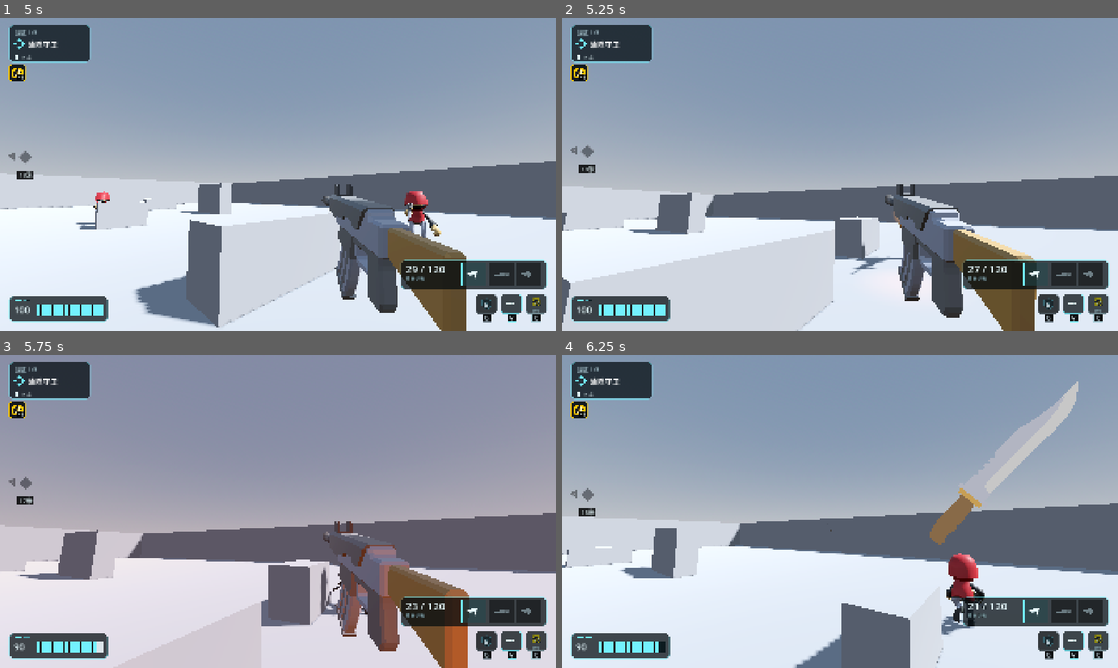
Above: before the commit, frames 1-4 (two rows, left to right).
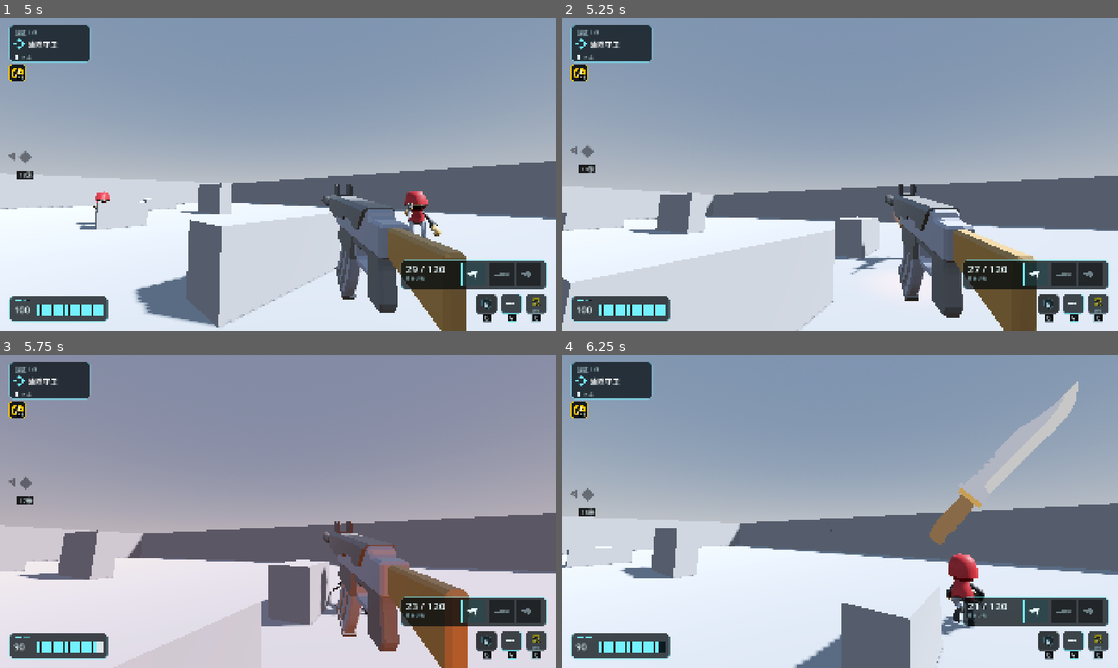
Above: after the commit, the same moments.

Repository: kyrie21z/Battlefield-Rouge
Game: Godot game, scene res://ui/game_start.tscn
The game is run twice, just before and just after one commit, with the same random seed, the same clock (stepped at 60 frames per second) and the same inputs. Sound files missing from this copy of the repository are replaced by a short silence.
Inputs (mouse positions are in pixels of both pictures, inside the frame that each line leads up to):
- Up to frame 1 (5 s): click "下一句 [Enter]" at 0.5 s; click "下一句 [Enter]" at 1.25 s; tap Enter at 2 s; move the mouse to (400, 158) at 2.02 s; hold D (move_right) 2.03-2.75 s; hold Right mouse button (aim) 2.03-2.75 s; click (400, 158) at 2.17 s; tap Space (jump) at 2.27, 4.52 s; tap Shift (dash) at 2.3, 4.35 s; click "确定，开始行动" at 2.75 s; click (144, 187) at 3.5 s; move the mouse to (250, 174) at 4.27 s; hold W (move_forward) from 4.28 s (still down); click (250, 174) at 4.55 s
- Up to frame 2 (5.25 s): keep holding W (move_forward); move the mouse to (851, 168) at 5.02 s; press the mouse at (851, 168) at 5.03 s
- Up to frame 3 (5.75 s): keep holding W (move_forward); tap E (hammer) at 5.3 s
- Up to frame 4 (6.25 s): keep holding W (move_forward); move the mouse to (834, 517) at 5.77 s; release the mouse at (834, 517) at 5.78 s; tap E (hammer) at 5.85 s; click (834, 517) at 5.92 s; tap Space (jump) at 6.02 s; tap V (melee) at 6.05 s

Frame 1 is identical in both runs. In frame 2, 0.2% of the frame differs, in the area x 58-86%, y 53-100%; in frame 3, less than 0.1%; in frame 4, less than 0.1%.

Commit message:
feat: add bullet tracers, shell ejection and hitstop tests
Tracers (thin stretched box streaking from the muzzle to the hit or max
range, capped per shot) and hand-integrated casings (capped pool, none
while scoped) use only the private feel generator. Hitstop tests cover
refusal under fixtures/headless and restore after a scene change.

Co-Authored-By: Claude Sonnet 5.5 <noreply@anthropic.com>

Diff:
--- a/tests/gun_feel_test.gd
+++ b/tests/gun_feel_test.gd
@@ -41,6 +41,8 @@
 	await _test_hitmarker(scene)
 	await _test_enemy_reaction(scene)
 	await _test_impacts(scene)
+	await _test_tracers_and_casings()
+	await _test_hitstop(scene)
 	_finished = true
 
 
@@ -79,7 +81,7 @@
 
 func _test_wav_layers() -> void:
 	print("== procedural sounds")
-	for kind in ["gun_rifle", "gun_shotgun", "gun_sniper", "hit_kill", "hit_tink", "shell"]:
+	for kind in ["gun_rifle", "gun_shotgun", "gun_sniper", "hit_kill", "hit_tink"]:
 		var wav := ProceduralAudio.generate(kind)
 		var peak := 0
 		for i in range(0, wav.data.size(), 2):
@@ -388,6 +390,124 @@
 	_check("every effect frees itself", scene.get_child_count() <= before and DebrisBurst.alive == 0)
 
 
+func _tracers() -> Array[Node]:
+	return get_children().filter(func(n: Node) -> bool: return n is Tracer)
+
+
+func _test_tracers_and_casings() -> void:
+	print("== tracers and casings")
+	var start := Tracer.spawn(self, Vector3(0, 2, 0), Vector3(0, 2, -40))
+	_check("a tracer flies along muzzle -> hit (%.0f m)" % start._distance, absf(start._distance - 40.0) < 0.01
+		and start._direction.is_equal_approx(Vector3(0, 0, -1)))
+	_check("a sliver of a path draws nothing", Tracer.spawn(self, Vector3.ZERO, Vector3(0, 0, -0.2)) == null)
+	var far := Tracer.spawn(self, Vector3.ZERO, Vector3(0, 0, -5000))
+	_check("a sky shot is capped (%.0f m)" % far._distance, far._distance <= Tracer.MAX_PATH)
+	await _seconds(0.1)
+	var thin := start.mesh as BoxMesh
+	_check("it is a thin stretched box (thickness %.3f, length %.1f)" % [thin.size.x, start.scale.z],
+		thin.size.x < 0.03 and start.scale.z > 1.0)
+	await _seconds(1.6)
+	_check("tracers free themselves", _tracers().is_empty())
+
+	_weapon.select(0)
+	Input.action_release("aim")
+	await _seconds(0.5)
+	_weapon._cooldown = 0.0
+	_weapon.ammo = 30
+	var casings_before := Casing.alive
+	_weapon.try_fire()
+	await get_tree().process_frame
+	_check("one rifle shot draws one tracer (%d)" % _tracers().size(), _tracers().size() == 1)
+	_check("and ejects one casing (%d)" % (Casing.alive - casings_before), Casing.alive - casings_before == 1)
+	await _seconds(1.5)
+	_check("the casing is gone after its short life", Casing.alive == 0 and _tracers().is_empty())
+	_weapon.select(1)
+	await _seconds(0.3)
+	_weapon._cooldown = 0.0
+	_weapon.ammo = 6
+	_weapon.try_fire()
+	await get_tree().process_frame
+	_check("a shotgun blast draws at most %d of its 9 pellets (%d)" % [_weapon.data.max_tracers, _tracers().size()],
+		_tracers().size() == _weapon.data.max_tracers)
+	_check("and throws a (red) shell", Casing.alive == 1)
+	await _seconds(1.5)
+	_weapon.select(2)
+	Input.action_press("aim")
+	await _seconds(0.8)
+	_check("scoped", _weapon.is_scoped())
+	_weapon._cooldown = 0.0
+	_weapon.ammo = 5
+	_weapon.try_fire()
+	await get_tree().process_frame
+	_check("scoped sniper: a tracer but no casing (the gun is off screen)", _tracers().size() == 1 and Casing.alive == 0)
+	Input.action_release("aim")
+	await _seconds(0.8)
+	_weapon._cooldown = 0.0
+	_weapon.ammo = 5
+	_weapon.try_fire()
+	await get_tree().process_frame
+	_check("hip sniper ejects its casing", Casing.alive == 1)
+	await _seconds(1.5)
+	# The cap: a flood of casings cannot grow without bound.
+	for i in 60:
+		Casing.spawn(self, Vector3(0, 5, 0), Vector3.ZERO, Vector3.ZERO, Casing.Kind.RIFLE)
+	_check("casings are capped at %d (%d)" % [Casing.MAX_ALIVE, Casing.alive], Casing.alive == Casing.MAX_ALIVE)
+	# Bullet effects never touch the global random sequence.
+	_weapon.select(0)
+	await _seconds(1.5)
+	_weapon.ammo = 30
+	_weapon._cooldown = 0.0
+	seed(2024)
+	_weapon._tracers_left = 0
+	var casing_off := _weapon.data.casings_per_shot
+	_weapon.data.casings_per_shot = 0
+	var feel_before := _weapon._feel_rng.state
+	_weapon.try_fire()
+	var plain := randi()
+	_weapon.data.casings_per_shot = casing_off
+	_weapon._cooldown = 0.0
+	seed(2024)
+	_weapon.try_fire()
+	var with_effects := randi()
+	_check("tracers + casings add no global random draws", plain == with_effects)
+	_check("they draw from the private generator instead", _weapon._feel_rng.state != feel_before)
+	await _seconds(1.5)
+
+
+func _test_hitstop(scene: Node) -> void:
+	print("== hitstop")
+	_check("headless: HitStop refuses by default", not HitStop.request(get_tree(), 0.05)
+		and Engine.time_scale == 1.0)
+	HitStop.allow_headless = true
+	Engine.time_scale = 0.8
+	_check("when allowed, it starts", HitStop.request(get_tree(), 0.06))
+	_check("and drops the time scale (%.2f)" % Engine.time_scale, Engine.time_scale < 0.1 and HitStop.is_active())
+	_check("a second request while stopping is refused", not HitStop.request(get_tree(), 0.06))
+	HitStop.restore()
+	_check("restore() puts the scale back at once", Engine.time_scale == 0.8 and not HitStop.is_active())
+	Engine.time_scale = 1.0
+	# The HUD's own rule: a kill under a fixture never freezes the game.
+	RunState.fixture = RunFixture.by_id("FX-001")
+	_weapon.hit_landed.emit(false, true)
+	_check("a kill under a fixture takes no hitstop", Engine.time_scale == 1.0 and not HitStop.is_active())
+	RunState.fixture = null
+	_weapon.hit_landed.emit(false, true)
+	_check("a kill in an ordinary run does", HitStop.is_active() and Engine.time_scale < 0.1)
+	HitStop.restore()
+	Engine.time_scale = 0.8
+	HitStop.request(get_tree(), 0.06)
+	scene.free()
+	_check("the scene vanishing mid-stop does not cancel the restore", HitStop.is_active())
+	await get_tree().create_timer(0.3, true, false, true).timeout
+	_check("it restores the previous scale on its own (%.2f)" % Engine.time_scale,
+		is_equal_approx(Engine.time_scale, 0.8) and not HitStop.is_active())
+	Engine.time_scale = 1.0
+	# The HUD refuses it under a fixture. Build the HUD condition directly.
+	HitStop.restore()
+	_check("restore() is idempotent and safe", Engine.time_scale == 1.0)
+	HitStop.allow_headless = false
+
+
 func _playing_voices() -> Array[int]:
 	var out: Array[int] = []
 	for i in _weapon._shot_voices.size():
--- /dev/null
+++ b/weapons/effects/casing.gd
@@ -0,0 +1,78 @@
+class_name Casing
+extends MeshInstance3D
+## A spent shell thrown out of the gun. Not a rigid body: a hand-integrated
+## ballistic arc with a spin, a short life and a global cap, so a full-auto
+## burst costs a handful of tiny meshes and nothing else.
+
+enum Kind { RIFLE, SHOTGUN, SNIPER }
+
+const LIFE := 0.7
+const GRAVITY := 9.8
+## Never more than this many alive at once; extra casings are simply not drawn.
+const MAX_ALIVE := 24
+
+static var alive := 0
+static var _meshes := {}
+
+var _velocity := Vector3.ZERO
+var _spin := Vector3.ZERO
+var _age := 0.0
+
+
+static func spawn(parent: Node, at: Vector3, velocity: Vector3, spin: Vector3, kind: Kind) -> Casing:
+	if alive >= MAX_ALIVE:
+		return null
+	var casing := Casing.new()
+	casing.mesh = _mesh_for(kind)
+	casing.cast_shadow = GeometryInstance3D.SHADOW_CASTING_SETTING_OFF
+	casing._velocity = velocity
+	casing._spin = spin
+	alive += 1
+	parent.add_child(casing)
+	casing.global_position = at
+	return casing
+
+
+func _process(delta: float) -> void:
+	_age += delta
+	if _age >= LIFE:
+		queue_free()
+		return
+	_velocity.y -= GRAVITY * delta
+	global_position += _velocity * delta
+	rotation += _spin * delta
+	# Shrink away over the last tenth so it does not pop out of existence.
+	var fade := clampf((LIFE - _age) / (LIFE * 0.15), 0.0, 1.0)
+	scale = Vector3.ONE * fade
+
+
+func _exit_tree() -> void:
+	alive = maxi(alive - 1, 0)
+
+
+static func _mesh_for(kind: Kind) -> Mesh:
+	if not _meshes.has(kind):
+		var mesh := CylinderMesh.new()
+		var material := StandardMaterial3D.new()
+		material.shading_mode = BaseMaterial3D.SHADING_MODE_UNSHADED
+		match kind:
+			Kind.SHOTGUN:
+				mesh.top_radius = 0.011
+				mesh.bottom_radius = 0.011
+				mesh.height = 0.06
+				material.albedo_color = Color(0.75, 0.12, 0.1)
+			Kind.SNIPER:
+				mesh.top_radius = 0.008
+				mesh.bottom_radius = 0.01
+				mesh.height = 0.07
+				material.albedo_color = Color(0.9, 0.7, 0.28)
+			_:
+				mesh.top_radius = 0.0045
+				mesh.bottom_radius = 0.006
+				mesh.height = 0.045
+				material.albedo_color = Color(0.9, 0.7, 0.28)
+		mesh.radial_segments = 6
+		mesh.rings = 1
+		mesh.material = material
+		_meshes[kind] = mesh
+	return _meshes[kind]
--- /dev/null
+++ b/weapons/effects/tracer.gd
@@ -0,0 +1,65 @@
+class_name Tracer
+extends MeshInstance3D
+## A short bright streak that flies from the muzzle to where the shot ended, then
+## frees itself. One thin stretched box with an unshaded additive material; no
+## physics, no particles, no random numbers.
+
+const SPEED := 320.0
+const LENGTH := 5.0
+const THICKNESS := 0.014
+## Longest path drawn, so a shot into the sky does not chase the horizon.
+const MAX_PATH := 120.0
+
+static var _mesh: BoxMesh
+static var _material: StandardMaterial3D
+
+var _from := Vector3.ZERO
+var _direction := Vector3.FORWARD
+var _distance := 0.0
+var _travelled := 0.0
+
+
+static func spawn(parent: Node, from: Vector3, to: Vector3) -> Tracer:
+	var path := to - from
+	if path.length() < 0.5:
+		return null
+	var tracer := Tracer.new()
+	tracer._from = from
+	tracer._direction = path.normalized()
+	tracer._distance = minf(path.length(), MAX_PATH)
+	tracer.mesh = _shared_mesh()
+	tracer.cast_shadow = GeometryInstance3D.SHADOW_CASTING_SETTING_OFF
+	parent.add_child(tracer)
+	tracer._place()
+	return tracer
+
+
+func _process(delta: float) -> void:
+	_travelled += SPEED * delta
+	if _travelled - LENGTH >= _distance:
+		queue_free()
+		return
+	_place()
+
+
+## Streak between the tail and the head of the flight, along the shot line.
+func _place() -> void:
+	var head := minf(_travelled, _distance)
+	var tail := maxf(_travelled - LENGTH, 0.0)
+	var length := maxf(head - tail, 0.01)
+	var up := Vector3.UP if absf(_direction.dot(Vector3.UP)) < 0.99 else Vector3.RIGHT
+	var basis := Basis.looking_at(_direction, up).scaled(Vector3(1.0, 1.0, length))
+	global_transform = Transform3D(basis, _from + _direction * (head + tail) * 0.5)
+
+
+static func _shared_mesh() -> BoxMesh:
+	if _mesh == null:
+		_material = StandardMaterial3D.new()
+		_material.shading_mode = BaseMaterial3D.SHADING_MODE_UNSHADED
+		_material.transparency = BaseMaterial3D.TRANSPARENCY_ALPHA
+		_material.blend_mode = BaseMaterial3D.BLEND_MODE_ADD
+		_material.albedo_color = Color(1.0, 0.86, 0.55, 0.75)
+		_mesh = BoxMesh.new()
+		_mesh.size = Vector3(THICKNESS, THICKNESS, 1.0)
+		_mesh.material = _material
+	return _mesh
--- a/weapons/procedural_audio.gd
+++ b/weapons/procedural_audio.gd
@@ -35,8 +35,6 @@
 			return _kill_confirm()
 		"hit_tink":
 			return _ping(0.16, [2900.0, 4300.0], 30.0)
-		"shell":
-			return _ping(0.1, [3600.0, 5400.0, 7100.0], 55.0)
 		"gunshot_sniper":
 			return _noise_burst(0.34, 20.0, 1.0, 0.2)
 		"gunshot_shotgun":
--- a/weapons/weapon.gd
+++ b/weapons/weapon.gd
@@ -79,6 +79,8 @@
 ## Impacts of the current shot that still get the full debris / droplet effect,
 ## so nine shotgun pellets do not spawn nine full sets.
 var _detail_left := 0
+## Tracers this shot may still draw (`data.max_tracers`).
+var _tracers_left := 0
 var _feel_rng := RandomNumberGenerator.new()
 var _gunshots: Array[AudioStreamWAV] = []
 var _reload_sound: AudioStreamWAV
@@ -292,6 +294,7 @@
 	_cooldown = data.fire_interval / _stat(Stats.FIRE_RATE)
 	var spread := spread_degrees()
 	_detail_left = 3
+	_tracers_left = data.max_tracers
 	for pellet in maxi(data.pellets, 1):
 		_shoot_ray(camera.global_position, _spread_direction(-camera.global_basis.z, spread))
 	_spread = minf(_spread + data.spread_per_shot, data.max_spread)
@@ -302,6 +305,7 @@
 		_flash.visible = true
 		_flash_left = 0.04
 	_kick_view()
+	_eject_casings()
 	recoil.emit(data.camera_kick, data.camera_kick * _next_pattern_value(), data.recoil_manual)
 	fired.emit()
 	Events.gunshot.emit(global_position)
@@ -339,10 +343,14 @@
 	if shooter != null:
 		query.exclude = [shooter.get_rid()]
 	var hit := get_world_3d().direct_space_state.intersect_ray(query)
+	var effects_parent := get_tree().current_scene if get_tree().current_scene != null else get_tree().root
+	if _tracers_left > 0:
+		_tracers_left -= 1
+		Tracer.spawn(effects_parent, _muzzle_position(origin),
+			hit.position if not hit.is_empty() else origin + direction * data.max_range)
 	if hit.is_empty():
 		return
 	var collider: Object = hit.collider
-	var effects_parent := get_tree().current_scene if get_tree().current_scene != null else get_tree().root
 	Impact.spawn(effects_parent, hit.position, hit.normal, collider is Hitbox, _detail_left > 0)
 	_detail_left -= 1
 	if collider is Hitbox:
@@ -391,6 +399,30 @@
 
 ## Gunshot on the next free voice, with a little pitch and level variation. If
 ## all voices are busy the oldest one is taken over.
+## Where a tracer starts: the model's muzzle, or the eye when the model has none.
+func _muzzle_position(fallback: Vector3) -> Vector3:
+	return (_flash.get_parent() as Node3D).global_position if _flash != null else fallback
+
+
+## Throws `casings_per_shot` spent shells out to the right. Not while scoped or
+## drawn away, because then the gun is not on screen to throw them. Direction and
+## spin come from the private feel generator.
+func _eject_casings() -> void:
+	if data.casings_per_shot <= 0 or not _view.visible:
+		return
+	var kind := Casing.Kind.SHOTGUN if data.pellets > 1 \
+		else (Casing.Kind.SNIPER if not data.scope_zoom_levels.is_empty() else Casing.Kind.RIFLE)
+	var parent := get_tree().current_scene if get_tree().current_scene != null else get_tree().root
+	var port := _view.to_global(Vector3(0.03, 0.035, -0.1))
+	var basis := camera.global_basis
+	for i in data.casings_per_shot:
+		var velocity := basis.x * _feel_rng.randf_range(1.8, 3.2) + basis.y * _feel_rng.randf_range(1.0, 2.2) \
+			+ basis.z * _feel_rng.randf_range(-0.4, 0.6)
+		var spin := Vector3(_feel_rng.randf_range(-30.0, 30.0), _feel_rng.randf_range(-30.0, 30.0),
+			_feel_rng.randf_range(-30.0, 30.0))
+		Casing.spawn(parent, port, velocity, spin, kind)
+
+
 func _play_shot(stream: AudioStream) -> void:
 	var voice := _shot_voices[_next_voice]
 	for offset in SHOT_VOICES:
Not shown, added: weapons/effects/casing.gd.uid
Not shown, added: weapons/effects/tracer.gd.uid
